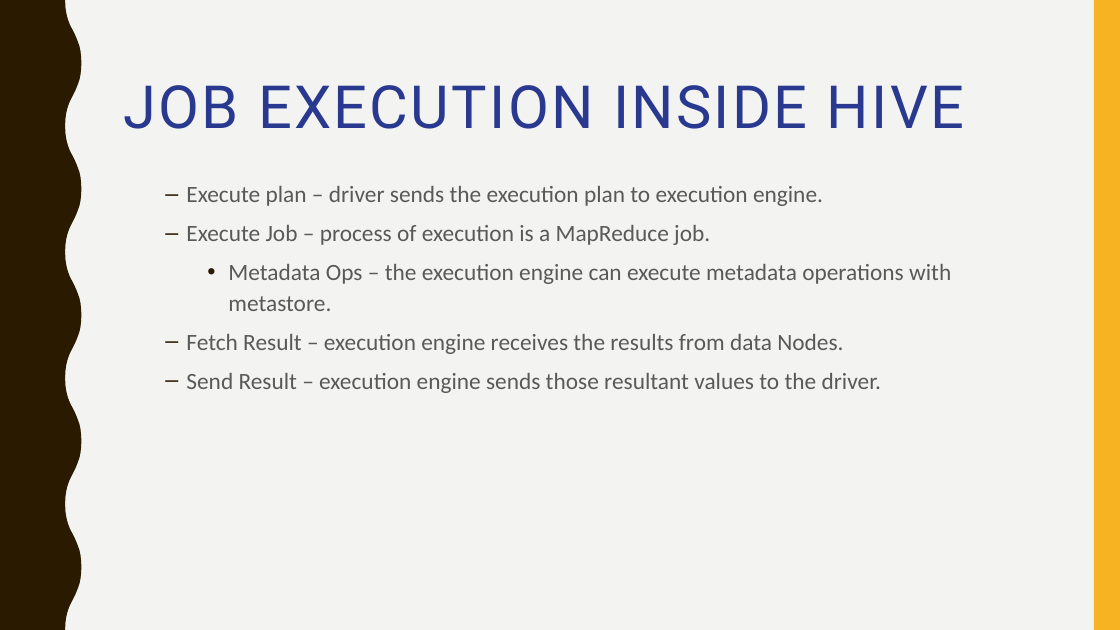
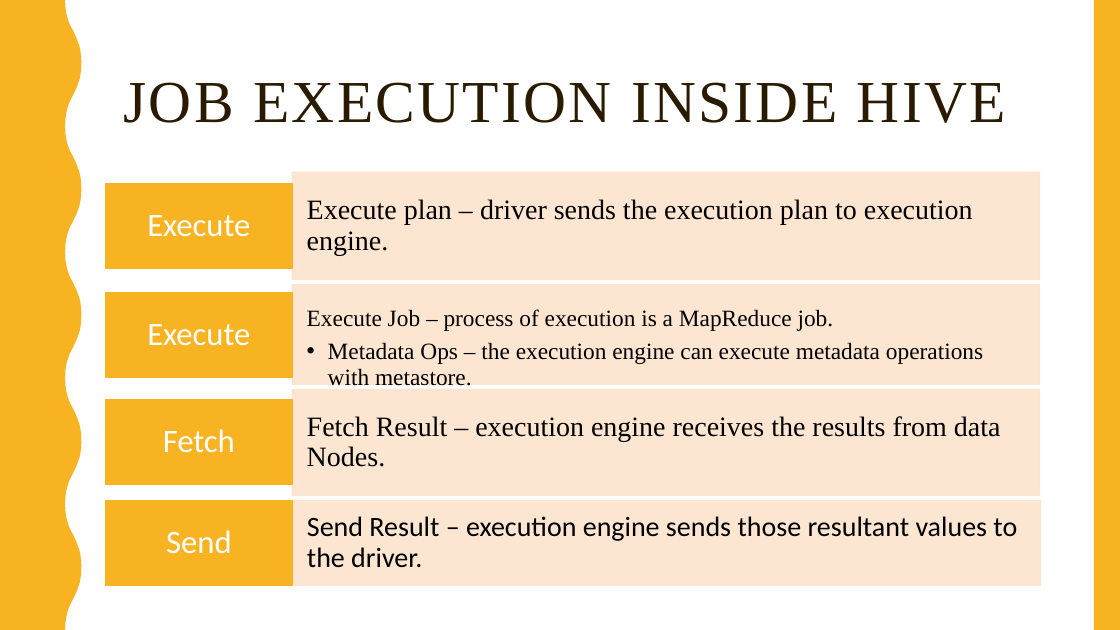
Before and after one commit to badisasairam/Hive, a slide deck: slide 19 of docs/HIVE.pptx. Drawn at 1120x630 pixels with LibreOffice and Linux fonts; fonts in the diff are those of the drawing. Boxes give left, top, right and bottom in pixels: in the first picture for what was removed or moved away, otherwise in the second. Text is boxed around its words. In the diff, an @@ line names an element or a change of style, - is before the commit and + after.

```diff
--- a/docs/HIVE.pptx
+++ b/docs/HIVE.pptx
@@ background #F3F3F2 to #FFFFFF @@
@@ rectangle added at (x1=0, y1=0, x2=1120, y2=630), fill #FFFFFF @@
@@ freeform shape added at (x1=0, y1=0, x2=82, y2=630), fill #F8B323 @@
@@ title "JOB EXECUTION INSIDE HIVE" at (x1=123, y1=82, x2=1006, y2=123): font Roboto to Times New Roman, text colour #2A3990 to #2A1A00; vertical alignment top to middle @@
@@ text removed at (x1=186, y1=186, x2=951, y2=393) @@
-  – Execute plan – driver sends the execution plan to execution engine.
-  – Execute Job – process of execution is a MapReduce job.
-    • Metadata Ops – the execution engine can execute metadata operations with metastore.
-  – Fetch Result – execution engine receives the results from data Nodes.
-  – Send Result – execution engine sends those resultant values to the driver.
@@ group added at (x1=106, y1=172, x2=1041, y2=586): 8 rectangles, 8 texts @@
+Execute plan – driver sends the execution plan to execution engine.
+Execute
+Execute Job – process of execution is a MapReduce job.
+  • Metadata Ops – the execution engine can execute metadata operations with metastore.
+Execute
+Fetch Result – execution engine receives the results from data Nodes.
+Fetch
+Send Result – execution engine sends those resultant values to the driver.
+Send
```
Also in this commit, not shown: 34 other slides changed, 1 slide added.
